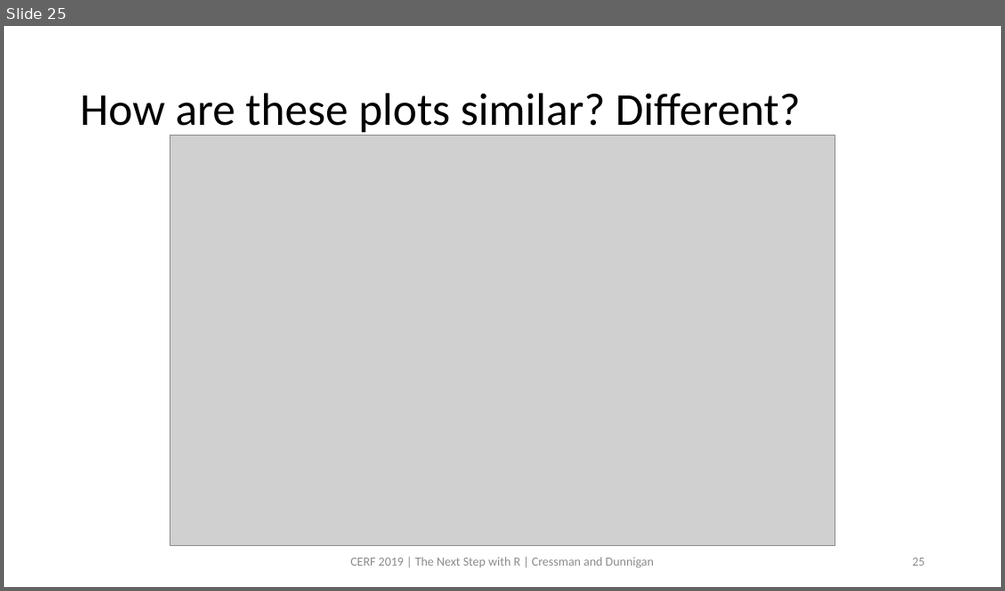
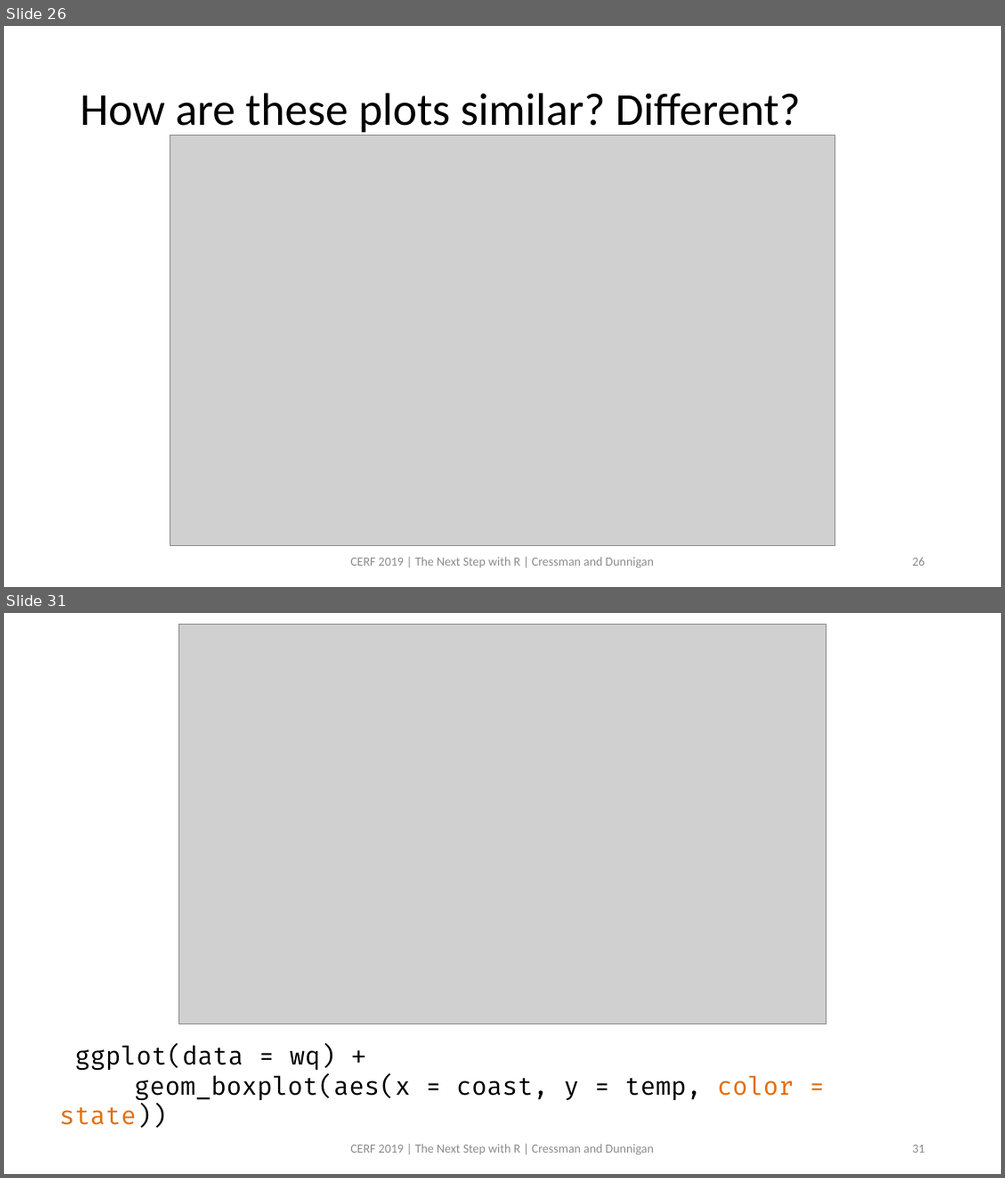
Before and after one commit to swmpkim/2019_CERF, a slide deck: slides/01_Visualize.pptx. Shown one above the other, each under a label of ours: slide 25 before the commit, slides 26 and 31 after it; the slides between them are not shown. The pictures are 1005x591 and 1005x1178 pixels, drawn with LibreOffice and Linux fonts; fonts in the diff are those of the drawing; grey boxes stand for pictures. Boxes give left, top, right and bottom in pixels: in the first picture for what was removed or moved away, otherwise in the second. Text is boxed around its words. In the diff, an @@ line names an element or a change of style, - is before the commit and + after.

```diff
--- a/slides/01_Visualize.pptx
+++ b/slides/01_Visualize.pptx
@@ slide 31 added at (4, 613, 1001, 1174), background #FFFFFF @@
@@ picture added at (179, 625, 826, 1024) @@
@@ text added at (75, 1045, 793, 1100), 24 pt, text #000000 @@
+ggplot(data = wq) +
+geom_boxplot(aes(x = coast, y = temp, color = state))
@@ text added at (350, 1143, 654, 1155), 12 pt, text #8C8C8C @@
+CERF 2019 | The Next Step with R | Cressman and Dunnigan
@@ page number added at (912, 1144, 924, 1152), 12 pt, text #8C8C8C @@
+31
@@ what was slide 25 is now slide 26 @@
```
Also in this commit, not shown: 17 other slides added, 1 other file.
